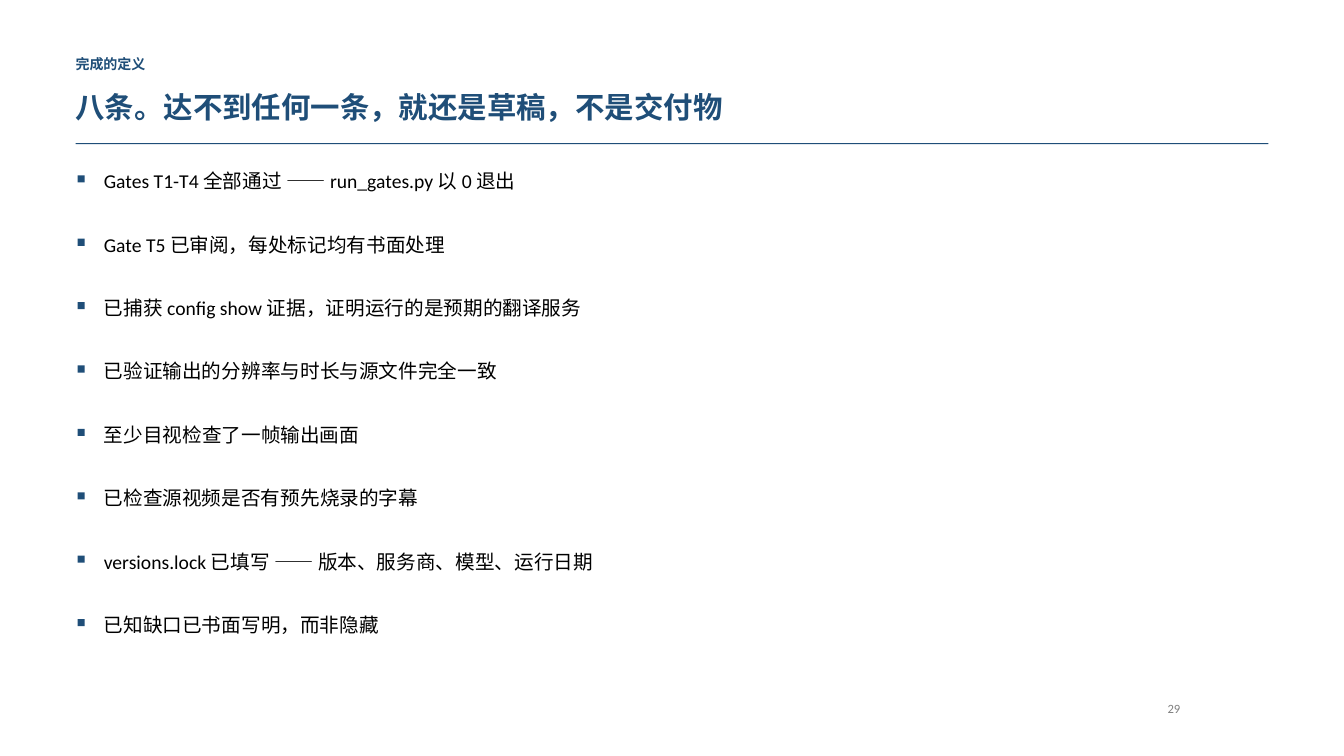
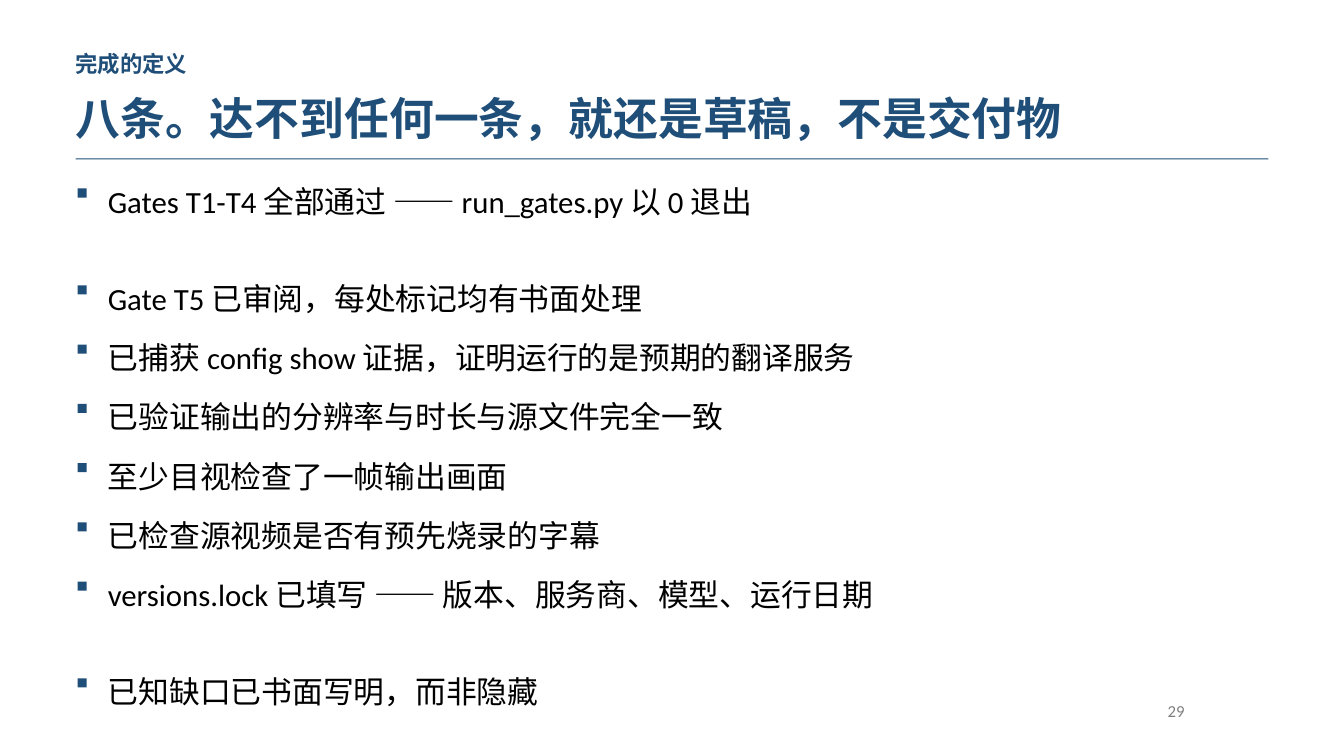
Before and after one commit to mikelix/gstack-tutorial-3, a slide deck: slide 30 of dist/gstack-tutorial-3_ZH.pptx. Drawn at 1344x756 pixels with LibreOffice and Linux fonts; fonts in the diff are those of the drawing. Boxes give left, top, right and bottom in pixels: in the first picture for what was removed or moved away, otherwise in the second. Text is boxed around its words. In the diff, an @@ line names an element or a change of style, - is before the commit and + after.

```diff
--- a/dist/gstack-tutorial-3_ZH.pptx
+++ b/dist/gstack-tutorial-3_ZH.pptx
@@ text "完成的定义" at box(76, 53, 188, 74): size 10 to 16 pt @@
@@ text "八条。达不到任何一条，就还是草稿，不是交付物" at box(76, 96, 1062, 141): size 21 to 32 pt; line spacing 1.05 to 1.08 @@
@@ rectangle: place and size @@
-rectangle at box(76, 143, 1268, 144)
+rectangle at box(76, 158, 1268, 159)
@@ text "Gates T1-T4 全部通过 —— run_gates.py ...": place and size @@
-text "Gates T1-T4 全部通过 —— run_gates.py ..." at box(104, 171, 515, 192)
+text "Gates T1-T4 全部通过 —— run_gates.py ..." at box(108, 187, 752, 219)
@@ rectangle: place and size @@
-rectangle at box(78, 175, 85, 182)
+rectangle at box(78, 189, 87, 198)
@@ rectangle: place and size @@
-rectangle at box(78, 239, 85, 246)
+rectangle at box(78, 285, 87, 294)
@@ text "Gate T5 已审阅，每处标记均有书面处理": place and size @@
-text "Gate T5 已审阅，每处标记均有书面处理" at box(104, 235, 445, 254)
+text "Gate T5 已审阅，每处标记均有书面处理" at box(108, 284, 641, 313)
@@ rectangle: place and size @@
-rectangle at box(78, 302, 85, 310)
+rectangle at box(78, 345, 87, 354)
@@ text "已捕获 config show 证据，证明运行的是预期的翻译服务": place and size @@
-text "已捕获 config show 证据，证明运行的是预期的翻译服务" at box(104, 298, 581, 319)
+text "已捕获 config show 证据，证明运行的是预期的翻译服务" at box(108, 343, 855, 375)
@@ rectangle: place and size @@
-rectangle at box(78, 366, 85, 373)
+rectangle at box(78, 404, 87, 413)
@@ text "已验证输出的分辨率与时长与源文件完全一致": place and size @@
-text "已验证输出的分辨率与时长与源文件完全一致" at box(104, 361, 497, 380)
+text "已验证输出的分辨率与时长与源文件完全一致" at box(108, 402, 723, 431)
@@ rectangle: place and size @@
-rectangle at box(78, 429, 85, 436)
+rectangle at box(78, 463, 87, 472)
@@ text "至少目视检查了一帧输出画面": place and size @@
-text "至少目视检查了一帧输出画面" at box(104, 425, 359, 444)
+text "至少目视检查了一帧输出画面" at box(108, 462, 508, 491)
@@ text "已检查源视频是否有预先烧录的字幕": place and size @@
-text "已检查源视频是否有预先烧录的字幕" at box(104, 488, 418, 507)
+text "已检查源视频是否有预先烧录的字幕" at box(108, 521, 600, 550)
@@ rectangle: place and size @@
-rectangle at box(78, 492, 85, 499)
+rectangle at box(78, 522, 87, 531)
@@ text "versions.lock 已填写 —— 版本、服务商、模型、运行日期": place and size @@
-text "versions.lock 已填写 —— 版本、服务商、模型、运行日期" at box(104, 552, 593, 571)
+text "versions.lock 已填写 —— 版本、服务商、模型、运行日期" at box(108, 580, 873, 609)
@@ rectangle: place and size @@
-rectangle at box(78, 556, 85, 563)
+rectangle at box(78, 582, 87, 591)
@@ rectangle: place and size @@
-rectangle at box(78, 619, 85, 626)
+rectangle at box(78, 679, 87, 688)
@@ size 14 to 22 pt; line spacing 1.25 to 1.22 in 8 elements at box(108, 187, 752, 219), box(108, 521, 600, 550), box(108, 462, 508, 491), box(108, 402, 723, 431), box(108, 580, 873, 609), box(108, 343, 855, 375), box(108, 284, 641, 313), box(108, 677, 538, 706) @@
@@ text "已知缺口已书面写明，而非隐藏": place and size @@
-text "已知缺口已书面写明，而非隐藏" at box(104, 615, 379, 634)
+text "已知缺口已书面写明，而非隐藏" at box(108, 677, 538, 706)
@@ text "29" at box(1168, 706, 1185, 717): size 9 to 12 pt @@
```
Also in this commit, not shown: 30 other slides changed, 4 other files.
